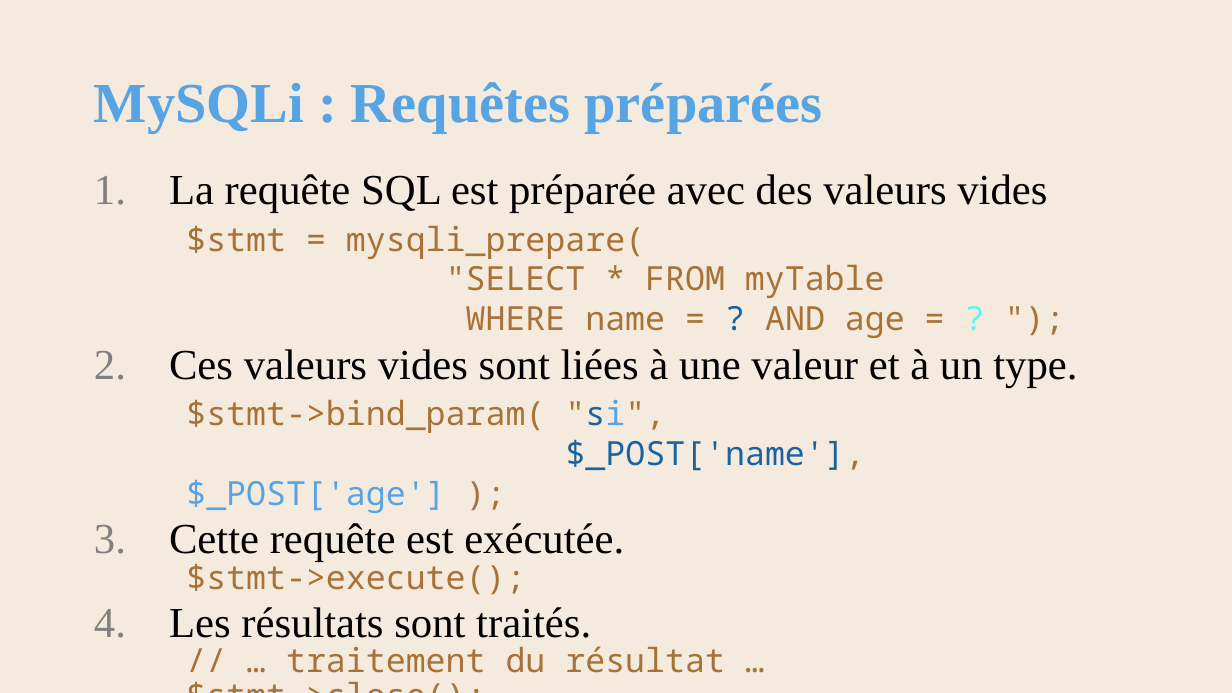
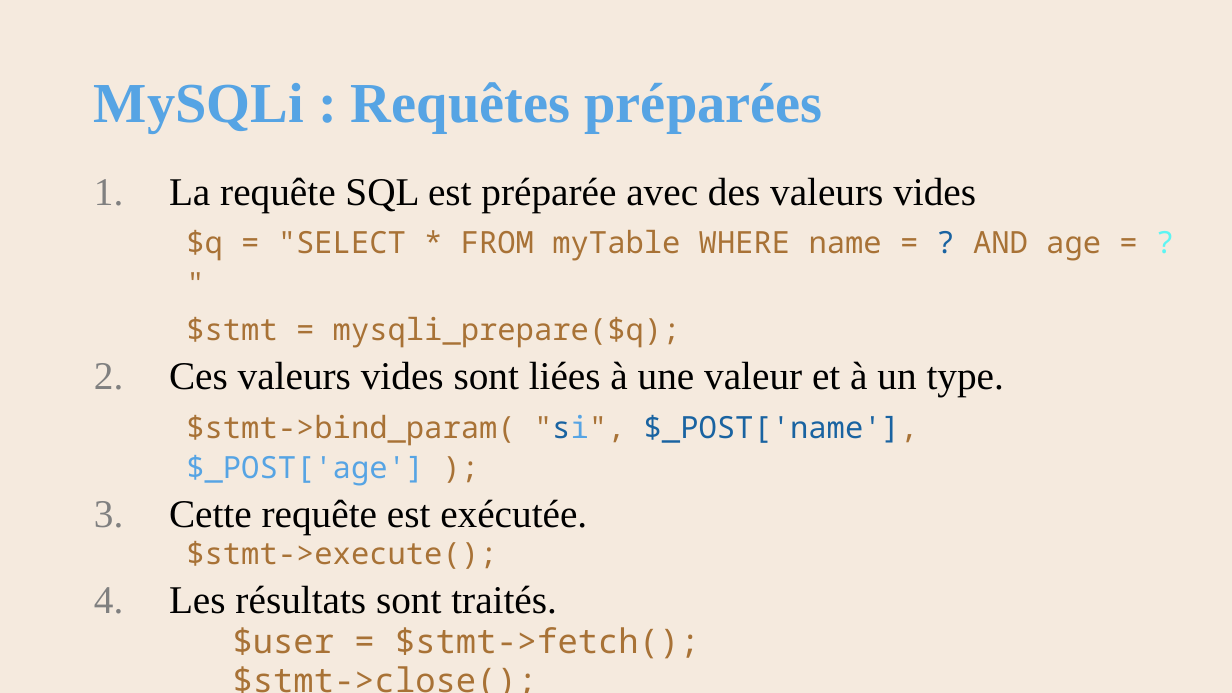
Before and after one commit to AlainWafflard/4IPW3, a slide deck: slide 30 of syllabus/24_intégration_SQL/syllabus_24_sql.pptx (slide 31 before the commit). Drawn at 1232x693 pixels with LibreOffice and Linux fonts; fonts in the diff are those of the drawing; background and template pictures are left out. Boxes give left, top, right and bottom in pixels: in the first picture for what was removed or moved away, otherwise in the second. Text is boxed around its words. In the diff, an @@ line names an element or a change of style, - is before the commit and + after.

```diff
--- a/syllabus/24_intégration_SQL/syllabus_24_sql.pptx
+++ b/syllabus/24_intégration_SQL/syllabus_24_sql.pptx
@@ text at (169, 177, 1004, 693): size 33.3 to 30.6 pt in "La requête SQL est préparée avec des ...", "Ces valeurs vides sont liées à une ...", "Cette requête est exécutée.", "Les résultats sont traités."; size 25.9 to 23.8 pt in "$stmt->bind_param( "si", $_POST['name'], $_POST['age'] );", "$stmt->execute();"; size 25.9 to 26.4 pt in "$stmt->close();"; line spacing 0.7 to 0.8; line spacing 1 to 1.1; list level 3 to 2 in "$stmt->close();" @@
@@ text at (186, 230, 1101, 348): text changed; size 25.9 to 23.8 pt @@
-    $stmt = mysqli_prepare(
-    "SELECT * FROM myTable
-    WHERE name = ? AND age = ? ");
+    $q = "SELECT * FROM myTable WHERE name = ? AND age = ? "
+    $stmt = mysqli_prepare($q);
@@ text at (233, 627, 700, 659): text changed; size 25.9 to 26.4 pt @@
-    // … traitement du résultat …
+  $user = $stmt->fetch();
```
Also in this commit, not shown: 9 other slides changed, 1 slide added, 2 slides removed, 5 other files.
